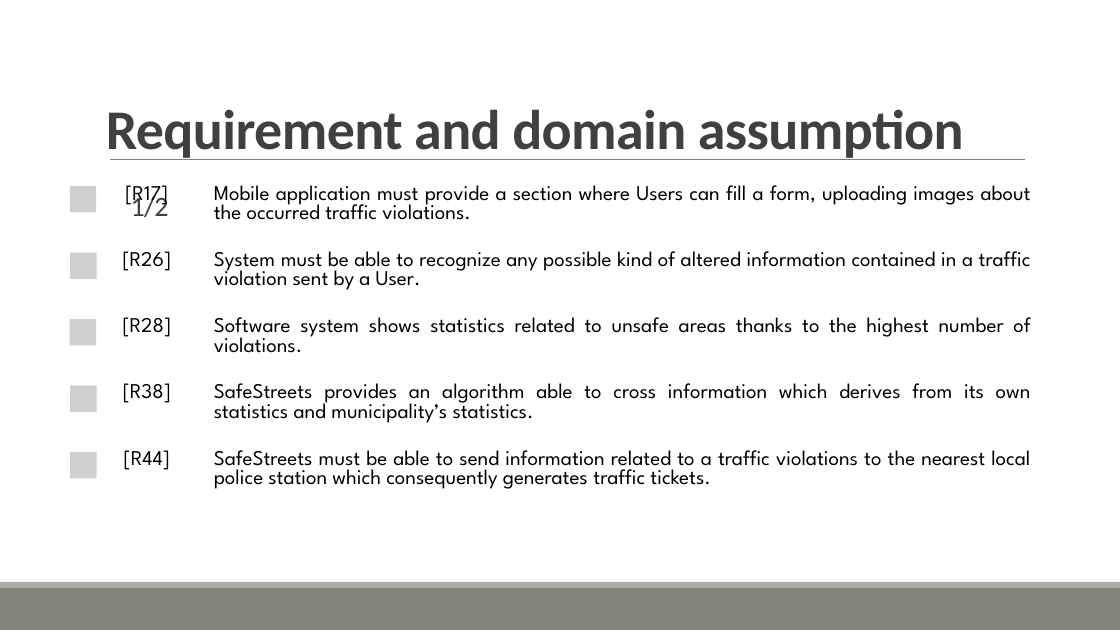
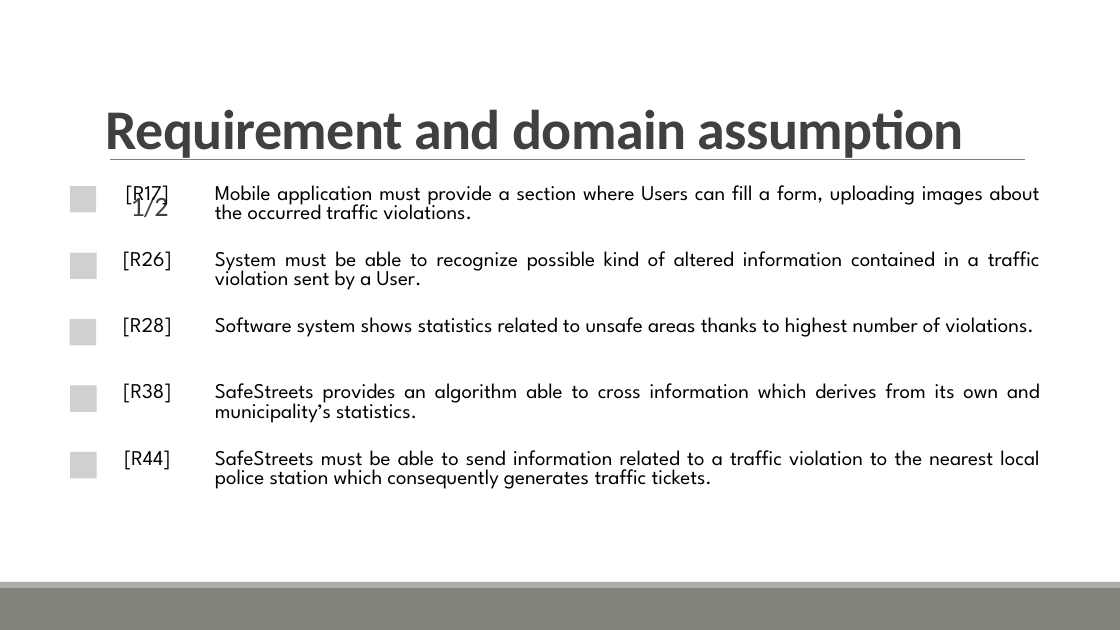
Before and after one commit to valearm/SafeStreets-Project-SE2, a slide deck: slide 4 of SafeStreet_MP_Presentation.pptx. Drawn at 1120x630 pixels with LibreOffice and Linux fonts; fonts in the diff are those of the drawing; grey boxes stand for pictures. Boxes give left, top, right and bottom in pixels: in the first picture for what was removed or moved away, otherwise in the second. Text is boxed around its words. In the diff, an @@ line names an element or a change of style, - is before the commit and + after.

```diff
--- a/SafeStreet_MP_Presentation.pptx
+++ b/SafeStreet_MP_Presentation.pptx
@@ table at (88, 181, 1049, 513) @@
-row 2, column 2: System must be able to recognize any possible kind of altered information contained in a traffic violation sent by a User.
+row 2, column 2: System must be able to recognize possible kind of altered information contained in a traffic violation sent by a User.
-row 3, column 2: Software system shows statistics related to unsafe areas thanks to the highest number of violations.
+row 3, column 2: Software system shows statistics related to unsafe areas thanks to highest number of violations.
-row 4, column 2: SafeStreets provides an algorithm able to cross information which derives from its own statistics and municipality’s statistics.
+row 4, column 2: SafeStreets provides an algorithm able to cross information which derives from its own and municipality’s statistics.
-row 5, column 2: SafeStreets must be able to send information related to a traffic violations to the nearest local police station which consequently generates traffic tickets.
+row 5, column 2: SafeStreets must be able to send information related to a traffic violation to the nearest local police station which consequently generates traffic tickets.
@@ table: place and size @@
-table at (88, 181, 1039, 513)
+table at (88, 181, 1049, 513)
```
Also in this commit, not shown: 1 other slide changed.
